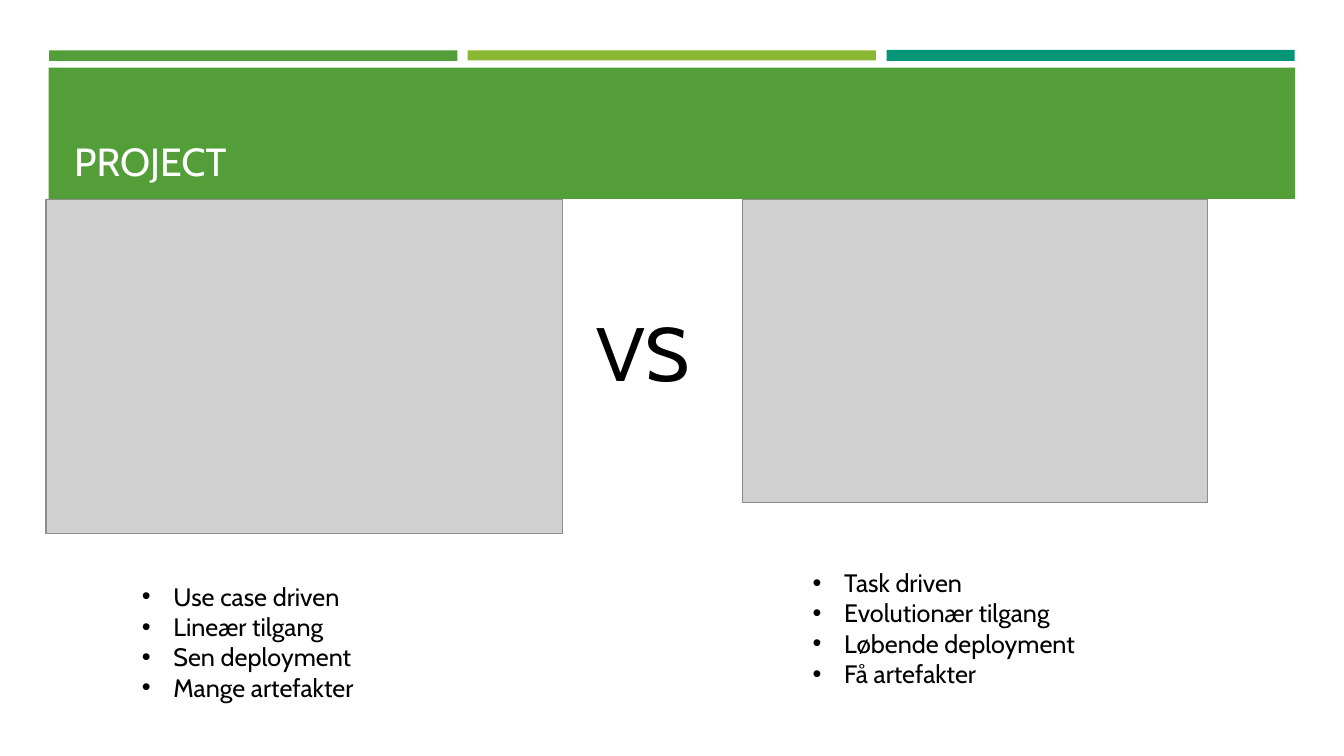
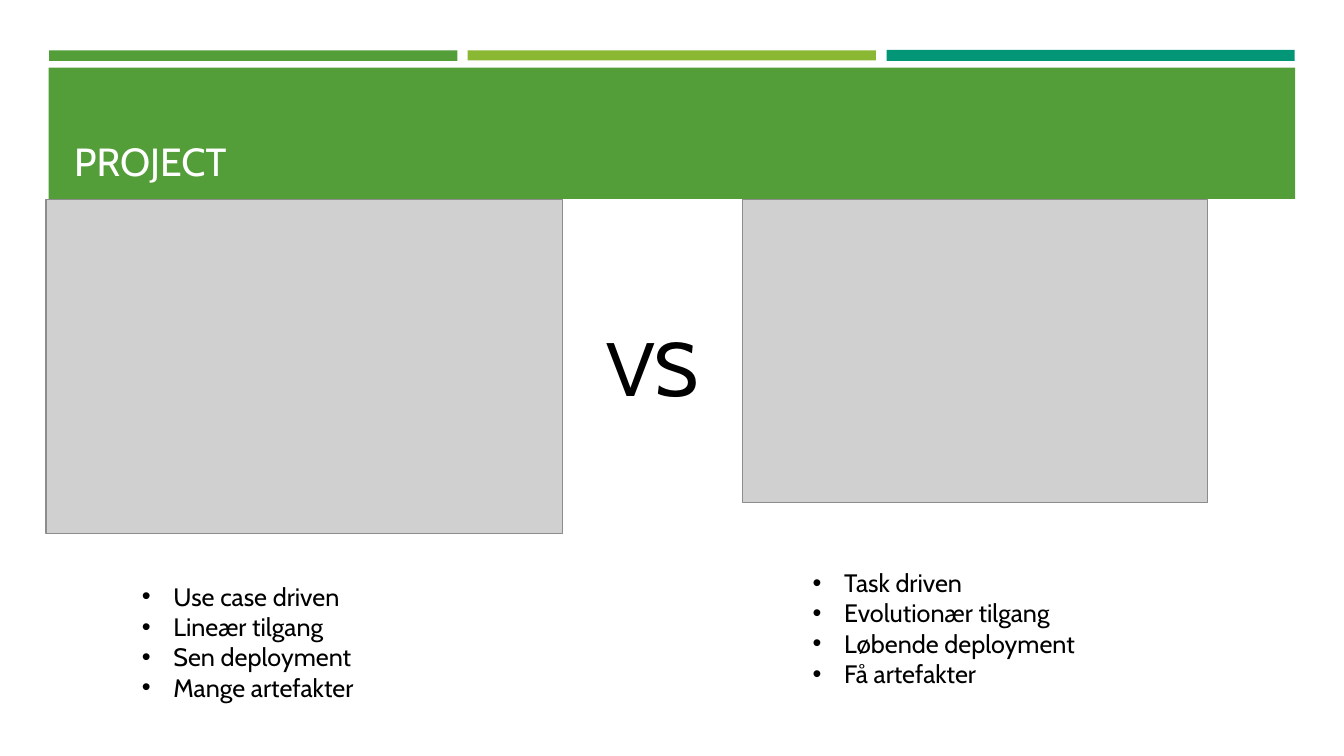
Before and after one commit to C-Strunge/3.SemesterSWD-Eksamen.Final, a slide deck: slide 5 of The Next præsentation.pptx. Drawn at 1344x756 pixels with LibreOffice and Linux fonts; fonts in the diff are those of the drawing; grey boxes stand for pictures. Boxes give left, top, right and bottom in pixels: in the first picture for what was removed or moved away, otherwise in the second. Text is boxed around its words. In the diff, an @@ line names an element or a change of style, - is before the commit and + after.

```diff
--- a/The Next præsentation.pptx
+++ b/The Next præsentation.pptx
@@ text "VS": place and size @@
-text "VS" at (597,327,690,382)
+text "VS" at (606,342,699,397)
```
Also in this commit, not shown: 5 other slides changed.
